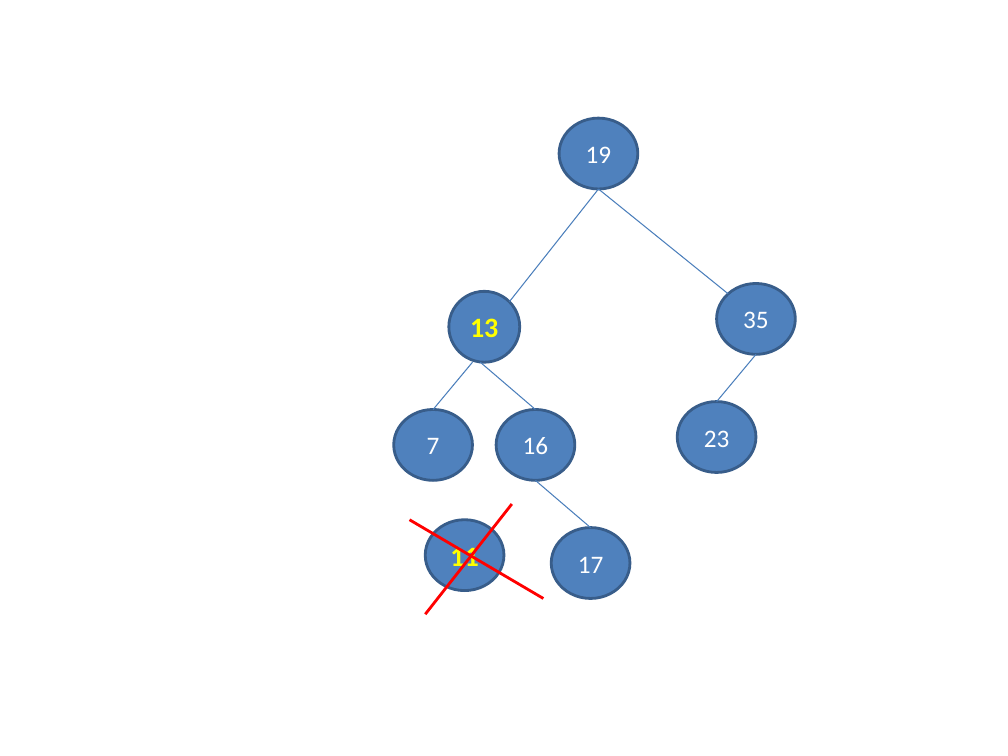
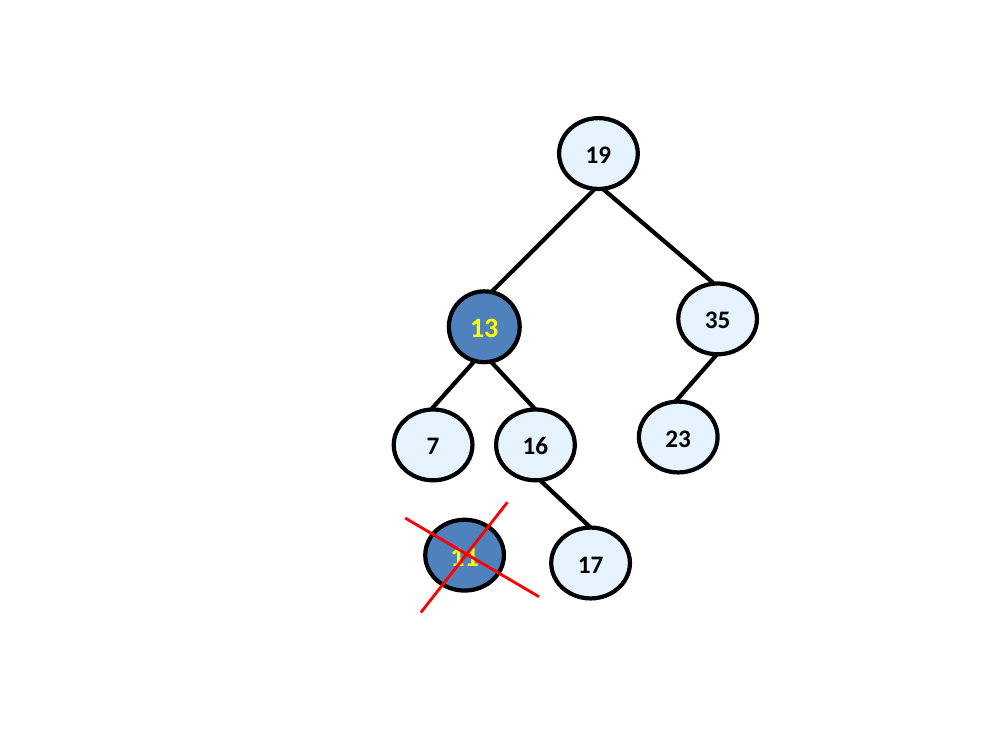
Before and after one commit to nakov/introjavabook, a slide deck: slide 8 of resources/images/Chapter-14.2-Data-Structures-Trees-Hashes/Graphs and Threes.ppt. Drawn at 1008x756 pixels with LibreOffice and Linux fonts; fonts in the diff are those of the drawing. Boxes give left, top, right and bottom in pixels: in the first picture for what was removed or moved away, otherwise in the second. Text is boxed around its words. In the diff, an @@ line names an element or a change of style, - is before the commit and + after.

```diff
--- a/resources/images/Chapter-14.2-Data-Structures-Trees-Hashes/Graphs and Threes.ppt
+++ b/resources/images/Chapter-14.2-Data-Structures-Trees-Hashes/Graphs and Threes.ppt
@@ line moved from (509, 301) - (599, 188) to (492, 292) - (596, 188) @@
@@ line (492, 292) - (596, 188): stroke #4A7EBB 0.74 pt to #000000 3 pt @@
@@ line moved from (599, 190) - (728, 293) to (602, 188) - (714, 283) @@
@@ line (602, 188) - (714, 283): stroke #4A7EBB 0.74 pt to #000000 3 pt @@
@@ ellipse "13" at (449,291,519,362): outline #385D8A 2.01 pt to #000000 3 pt @@
@@ 2 ellipses, 1 line: place and size @@
-2 ellipses, 1 line at (677,283,795,472)
+2 ellipses, 1 line at (639,283,757,472)
@@ line (675, 401) - (717, 355): stroke #4A7EBB 0.74 pt to #000000 3 pt @@
@@ line (431, 409) - (475, 361): stroke #4A7EBB 0.74 pt to #000000 3 pt @@
@@ line moved from (480, 362) - (535, 409) to (490, 360) - (535, 409) @@
@@ line (490, 360) - (535, 409): stroke #4A7EBB 0.74 pt to #000000 3 pt @@
@@ text colour #FFFFFF to #000000, bold on; fill #4F81BD to #E5F3FF; outline #385D8A 2.01 pt to #000000 3 pt in 6 elements at (394,409,473,480), (496,409,575,480), (559,118,638,188), (551,527,630,598), (678,283,757,354), (639,401,718,472) @@
@@ line moved from (512, 504) - (425, 614) to (507, 502) - (420, 613) @@
@@ line moved from (535, 481) - (591, 527) to (540, 481) - (591, 527) @@
@@ line (540, 481) - (591, 527): stroke #4A7EBB 0.74 pt to #000000 3 pt @@
@@ line moved from (409, 520) - (543, 599) to (405, 518) - (539, 597) @@
@@ ellipse "11" at (425,520,504,591): outline #385D8A 2.01 pt to #000000 3 pt @@
```
Also in this commit, not shown: 11 other slides changed, 1 slide added, 16 other files.
